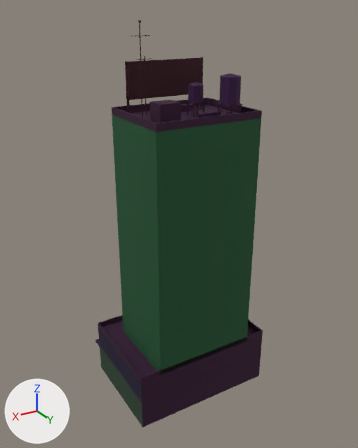
The glTF model public/assets/buildings/midrise_e.glb: old version first, new version second.
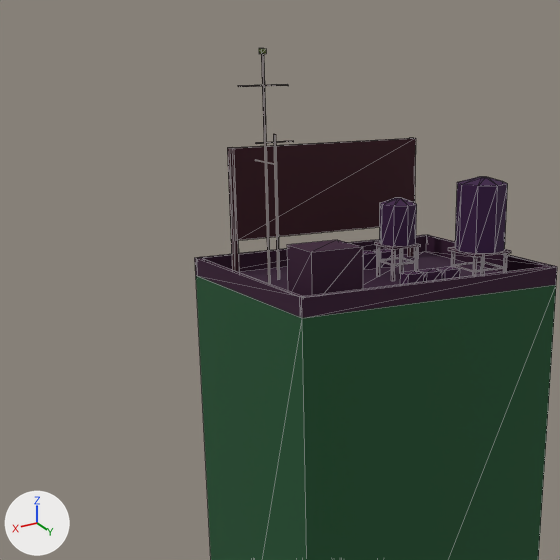
There are two pictures of each version: one whole from a camera (50 mm lens) standing at (35.7, 59.4, 57.6) and looking at (-0.2, -0.5, 27.7), one close up on the part from 9% to 73% of the width and 0% to 52% of the height. The axes (+X, +Y, +Z) are drawn at lower left. The lights are the same throughout. The older version's two pictures come first. The close-ups show mesh edges as thin lines. Where no turn or scale is listed for an object, it has been applied to the vertices. Vertices at exactly the same position are counted once.

In view in the first close-up: 'midrise_e'.
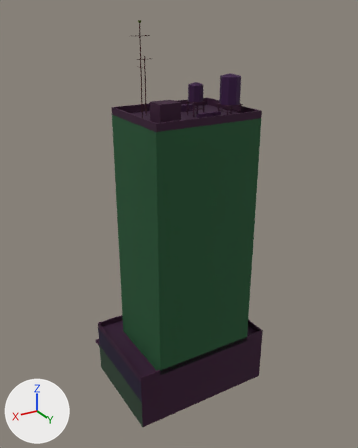
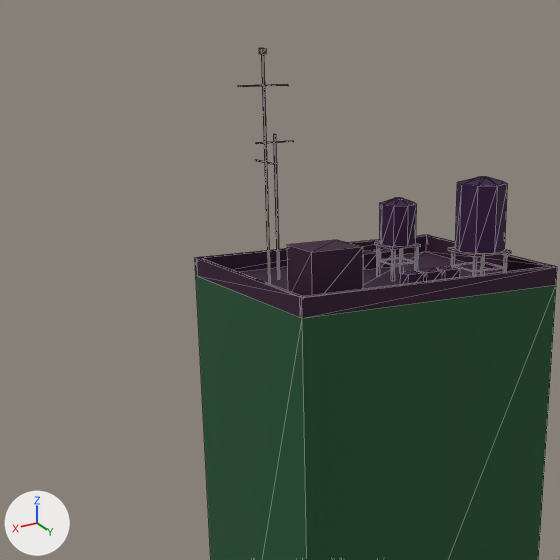
Location of each change, (x1, y1, x2, y2) in pixels of the close-ups (560 x 560 px):
part 1 of me_midrise_e, deleted
    before: (407, 152, 416, 257)
part 2 of me_midrise_e, deleted
    before: (227, 147, 239, 272)
part 3 of me_midrise_e, deleted
    before: (232, 138, 416, 241)

What changed in the scene script:
```text
Change me_midrise_e:
    used by ob_midrise_e; location = (0.0, -0.9, 28.25)
    remove me_midrise_e.from_pydata(...)  # 424 vertices, 578 faces; spans x -11.2..11.2, y -8.9..8.9, z -28.3..28.3
    add me_midrise_e.from_pydata(...)  # 400 vertices, 548 faces; spans x -11.2..11.2, y -8.9..8.9, z -28.3..28.3
    me_midrise_e part 1: the loose piece of 8 vertices spanning x -6.1..-5.8, y -2.9..-2.6, z 16.1..23.1 is deleted
    me_midrise_e part 2: the loose piece of 8 vertices spanning x 5.8..6.1, y -2.9..-2.6, z 16.1..23.1 is deleted
    me_midrise_e part 3: the loose piece of 8 vertices spanning x -6.0..6.0, y -2.6..-2.4, z 18.1..23.1 is deleted
```
